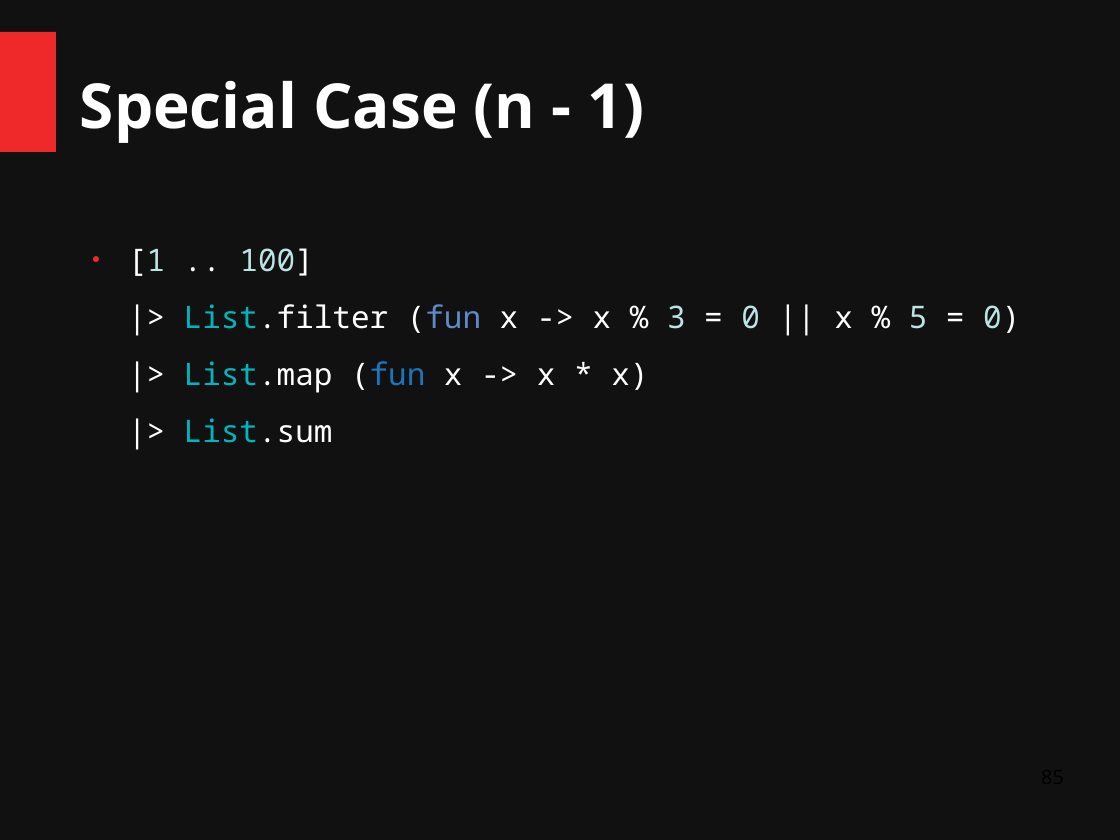
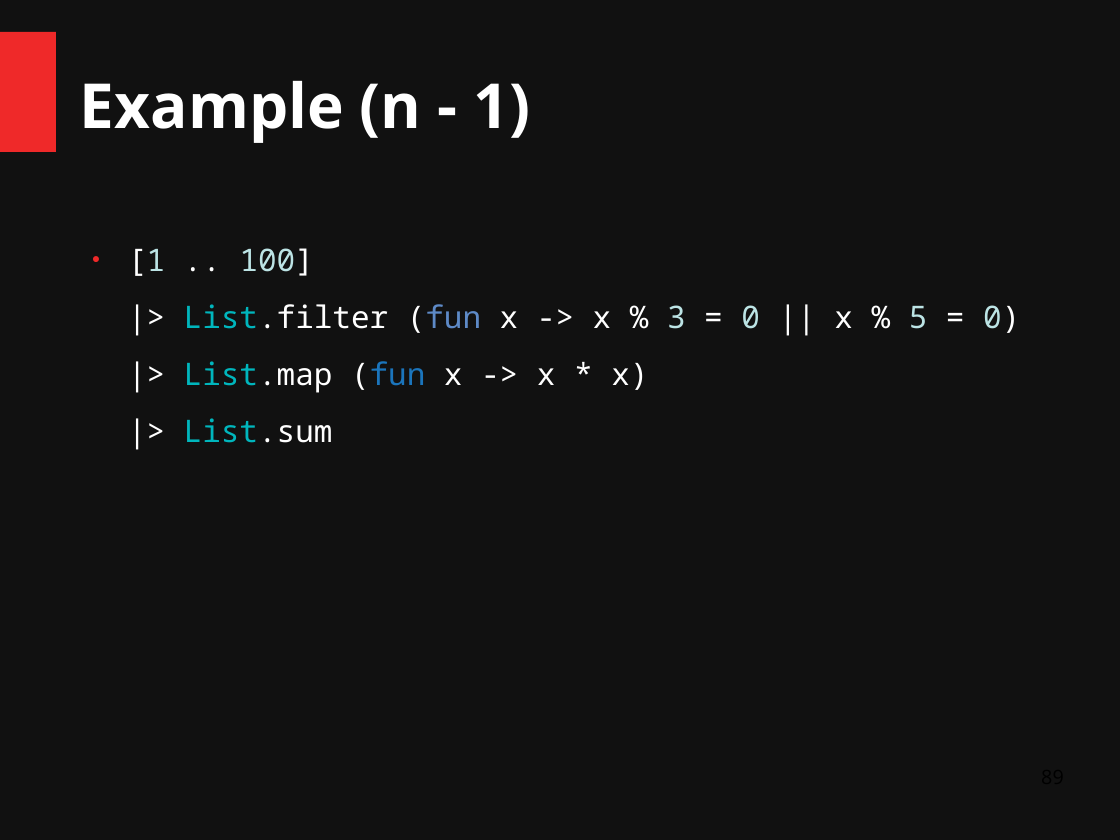
Before and after one commit to ChangHaiBin/FSharpPowerPoint, a slide deck: slide 89 of FSharp Talk Dark3.odp (slide 85 before the commit). Drawn at 1120x840 pixels with LibreOffice and Linux fonts; fonts in the diff are those of the drawing. Boxes give left, top, right and bottom in pixels: in the first picture for what was removed or moved away, otherwise in the second. Text is boxed around its words. In the diff, an @@ line names an element or a change of style, - is before the commit and + after.

```diff
--- a/FSharp Talk Dark3.odp
+++ b/FSharp Talk Dark3.odp
@@ title at (80, 80, 530, 143): text changed @@
-Special Case (n - 1)
+Example (n - 1)
```
Also in this commit, not shown: 5 other slides changed, 4 slides added.
